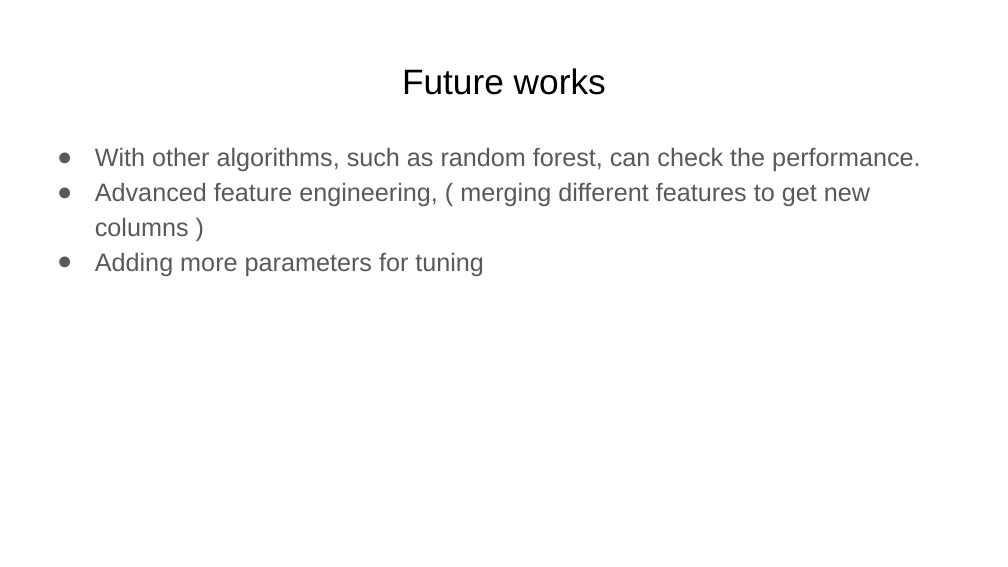
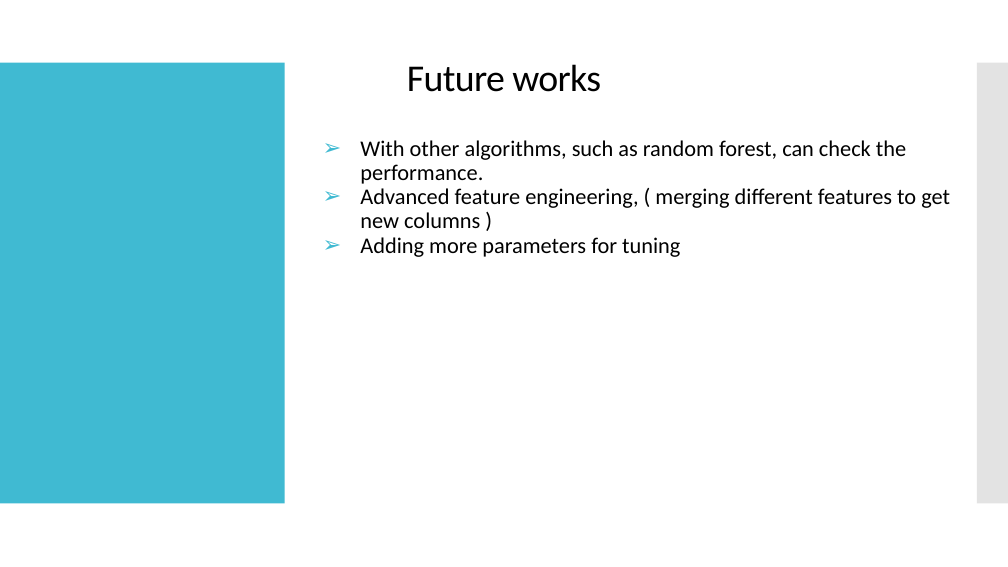
Before and after one commit to darshak-k/RainSenseAI-Project, a slide deck: slide 10 of Documentation/AI PPT.pptx. Drawn at 1008x567 pixels with LibreOffice and Linux fonts; fonts in the diff are those of the drawing. Boxes give left, top, right and bottom in pixels: in the first picture for what was removed or moved away, otherwise in the second. Text is boxed around its words. In the diff, an @@ line names an element or a change of style, - is before the commit and + after.

```diff
--- a/Documentation/AI PPT.pptx
+++ b/Documentation/AI PPT.pptx
@@ title "Future works" at [407, 64, 601, 92]: size 25.2 to 27 pt, font Arial to Calibri, letter spacing 0 to -0.5 pt; line spacing 1 to 0.9 @@
@@ rectangle added at [0, 62, 284, 503], fill #40BAD2 @@
@@ rectangle added at [977, 62, 1008, 503], fill #C8C8C8 at 50% opacity @@
@@ text "With other algorithms, such as ...": place and size @@
-text "With other algorithms, such as ..." at [95, 147, 920, 276]
+text "With other algorithms, such as ..." at [360, 140, 950, 257]
@@ text "With other algorithms, such as ..." at [360, 140, 950, 257]: size 18 to 16 pt, font Arial to Calibri, text colour #595959 to #000000; bullet ● to ➢; line spacing 1.15 to 0.9; bullet colour #595959 to #40BAD2 @@
```
Also in this commit, not shown: 9 other slides changed, 1 slide added, 1 slide removed.
